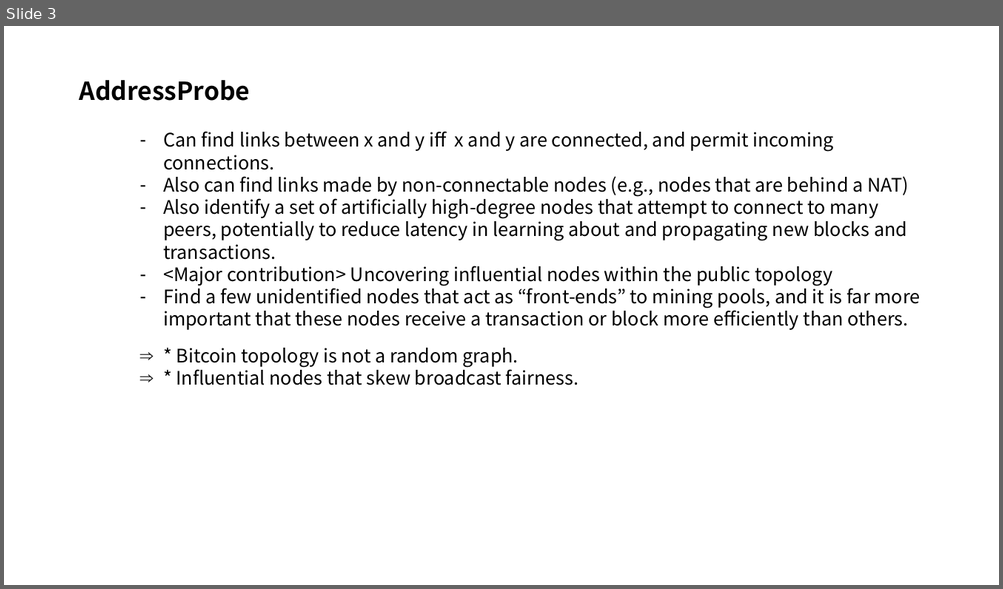
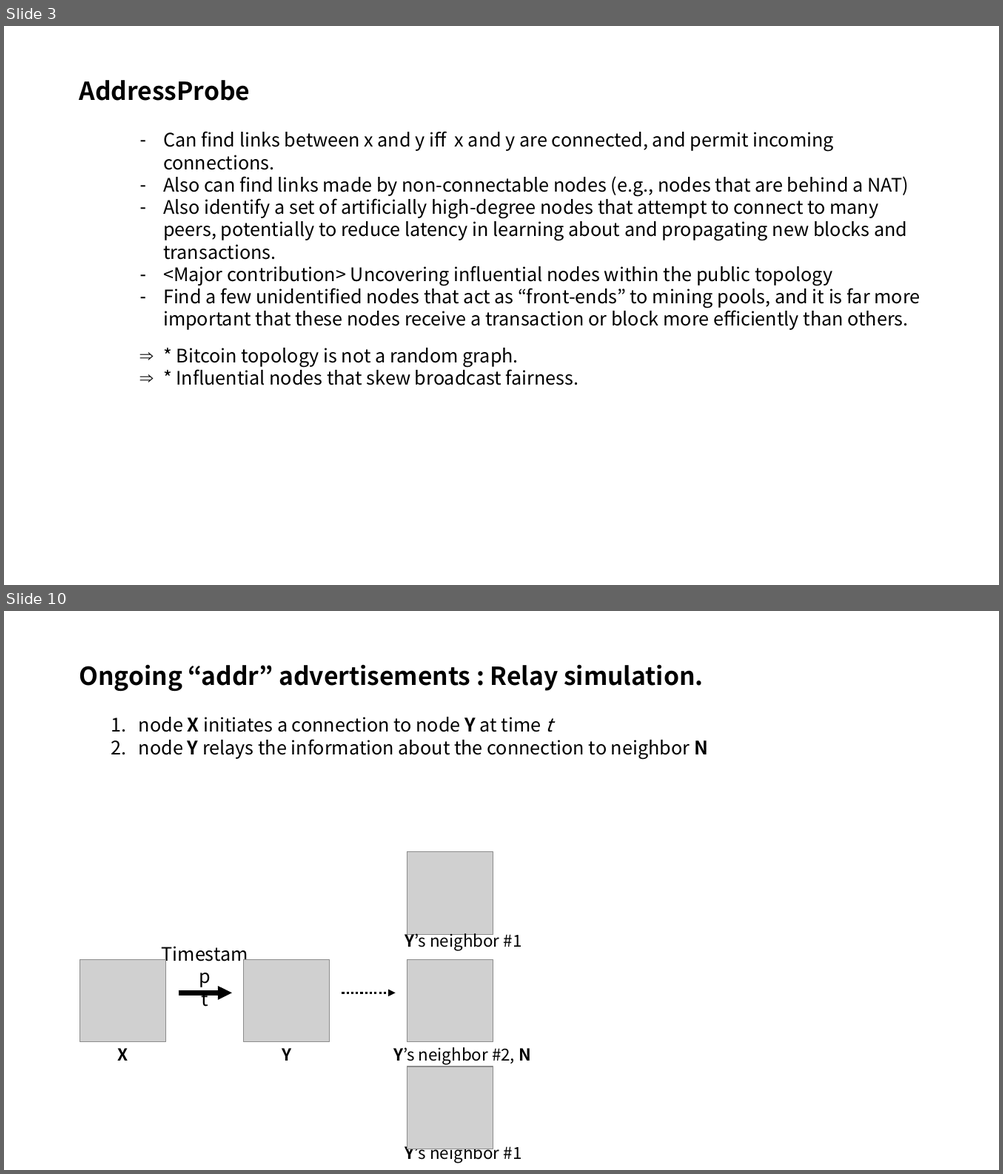
Before and after one commit to FelixSeol/paper, a slide deck: discovering/Discovering Bitcoin's Public topology.pptx. Shown one above the other, each under a label of ours: slide 3 before the commit, slides 3 and 10 after it; the slides between them are not shown. The pictures are 1003x589 and 1003x1174 pixels, drawn with LibreOffice and Linux fonts; fonts in the diff are those of the drawing; grey boxes stand for pictures. Boxes give left, top, right and bottom in pixels: in the first picture for what was removed or moved away, otherwise in the second. Text is boxed around its words. In the diff, an @@ line names an element or a change of style, - is before the commit and + after.

```diff
--- a/discovering/Discovering Bitcoin's Public topology.pptx
+++ b/discovering/Discovering Bitcoin's Public topology.pptx
@@ slide 10 added at bbox=[4, 611, 999, 1170], background #FFFFFF @@
@@ text added at bbox=[79, 664, 703, 691], 24 pt, text #000000, bold @@
+Ongoing “addr” advertisements : Relay simulation.
@@ text added at bbox=[139, 717, 708, 759], 18 pt, text #000000 @@
+1. node X initiates a connection to node Y at time t
+2. node Y relays the information about the connection to neighbor N
@@ picture added at bbox=[407, 852, 492, 935] @@
@@ text added at bbox=[405, 930, 522, 951], 16 pt, text #000000 @@
+Y’s neighbor #1
@@ picture added at bbox=[80, 960, 166, 1042] @@
@@ picture added at bbox=[244, 960, 330, 1042] @@
@@ picture added at bbox=[407, 960, 492, 1042] @@
@@ text added at bbox=[201, 987, 208, 1007], 18 pt, text #000000 @@
+Timestamp
+t
@@ arrow added from (179, 993) to (232, 993), #000000 4.5 pt @@
@@ arrow added from (342, 993) to (395, 993), #000000 2.25 pt dashed @@
@@ text added at bbox=[118, 1048, 128, 1061], 16 pt, text #000000, bold @@
+X
@@ text added at bbox=[282, 1048, 291, 1061], 16 pt, text #000000, bold @@
+Y
@@ text added at bbox=[393, 1048, 531, 1065], 16 pt, text #000000 @@
+Y’s neighbor #2, N
@@ picture added at bbox=[407, 1067, 492, 1150] @@
@@ text added at bbox=[405, 1143, 522, 1164], 16 pt, text #000000 @@
+Y’s neighbor #1
```
Also in this commit, not shown: 3 slides changed, 8 other slides added, 1 slide removed.
